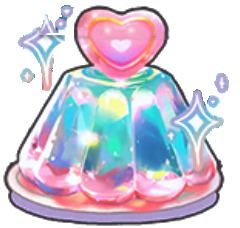
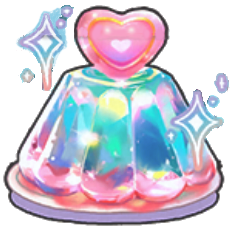
Revision of a layered 240 x 228 image; what changed, layer by layer:
painted on "scake.png" over [left=15, top=7, right=68, bottom=68]
